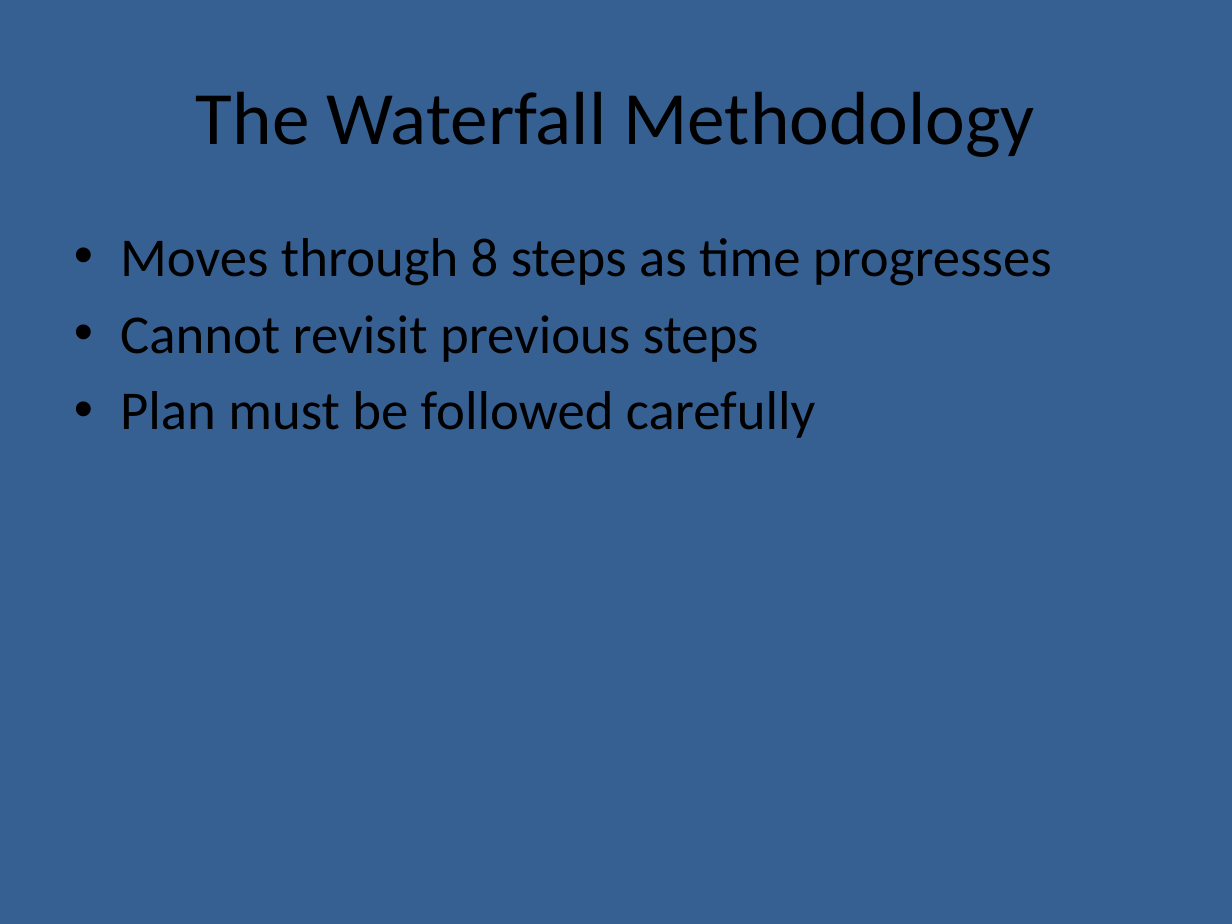
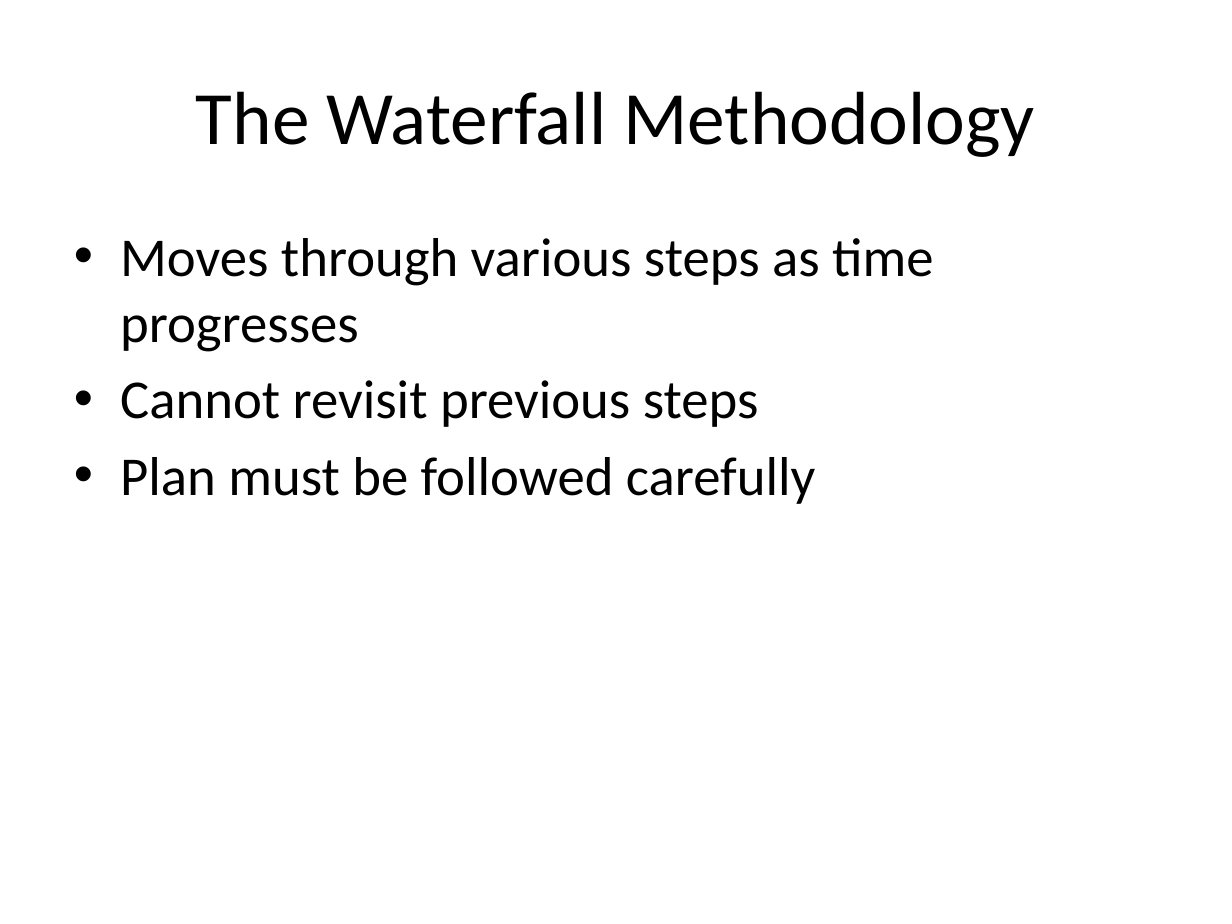
Before and after one commit to Chris-Mahon/BattlezoneRedux, a slide deck: slide 3 of Documentation/Presentations/Presentation - Methodologies.pptx. Drawn at 1232x924 pixels with LibreOffice and Linux fonts; fonts in the diff are those of the drawing; background and template pictures are left out. Boxes give left, top, right and bottom in pixels: in the first picture for what was removed or moved away, otherwise in the second. Text is boxed around its words. In the diff, an @@ line names an element or a change of style, - is before the commit and + after.

```diff
--- a/Documentation/Presentations/Presentation - Methodologies.pptx
+++ b/Documentation/Presentations/Presentation - Methodologies.pptx
@@ background #376092 to picture (left out) @@
@@ text at <box>120,238,933,352</box>: text changed @@
-• Moves through 8 steps as time progresses
+• Moves through various steps as time progresses
```
Also in this commit, not shown: 9 other slides changed, 9 other files.
